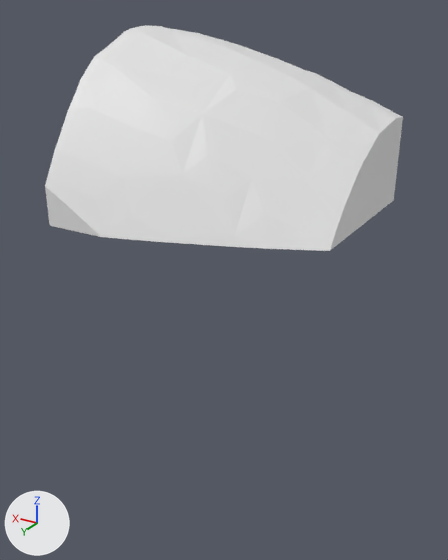
What one commit did to the glTF model assets/terrain/surface_pieces/surf_28_2.glb.
Before and after are seen from a 50 mm lens placed at (26.5, 107.83, -16.35), pointed at (32.52, 97.8, -21.37). Every picture has the same lights, and +X, +Y and +Z are marked at lower left. The older version comes first. Where no turn or scale is listed for an object, it has been applied to the vertices.

The first picture shows 'geometry_0'.
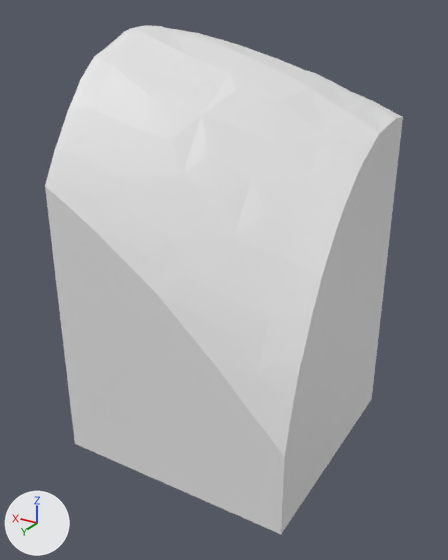
Patch to the scene script:
```diff
--- a/assets/terrain/surface_pieces/surf_28_2.glb.py
+++ b/assets/terrain/surface_pieces/surf_28_2.glb.py
@@ me_geometry_0 @@
 # used by ob_geometry_0; location = (0.0, 0.0, 0.0)
-me_geometry_0.from_pydata(...)  # 115 vertices, 226 faces; spans x 30.0..35.0, y 95.0..100.0, z -20.0..-16.58
+me_geometry_0.from_pydata(...)  # 129 vertices, 254 faces; spans x 30.0..35.0, y 95.0..100.0, z -25.0..-16.58
+# me_geometry_0 part 1
+# 18 vertices are removed from x 30.0..35.0, y 95.0..100.0, z -20.0
+# 89 faces are deleted
+# 1 vertex moves from x 30.31, y 98.72, z -20.0 to x 30.0, y 98.82, z -20.33
+# 32 vertices are added at x 30.0..35.0, y 95.0..100.0, z -25.0..-20.09
+# 117 new faces join them
```

Changed parts and their boxes (x1, y1, x2, y2) in the pictures (448 x 560 px; the box of a moved part takes in the faces that stretch with it):
'geometry_0', reshaped (125% taller): before (45, 25, 403, 251); after (45, 25, 403, 534)
part 1 of me_geometry_0, moved or reshaped: before (49, 198, 394, 251); after (49, 198, 394, 534)
